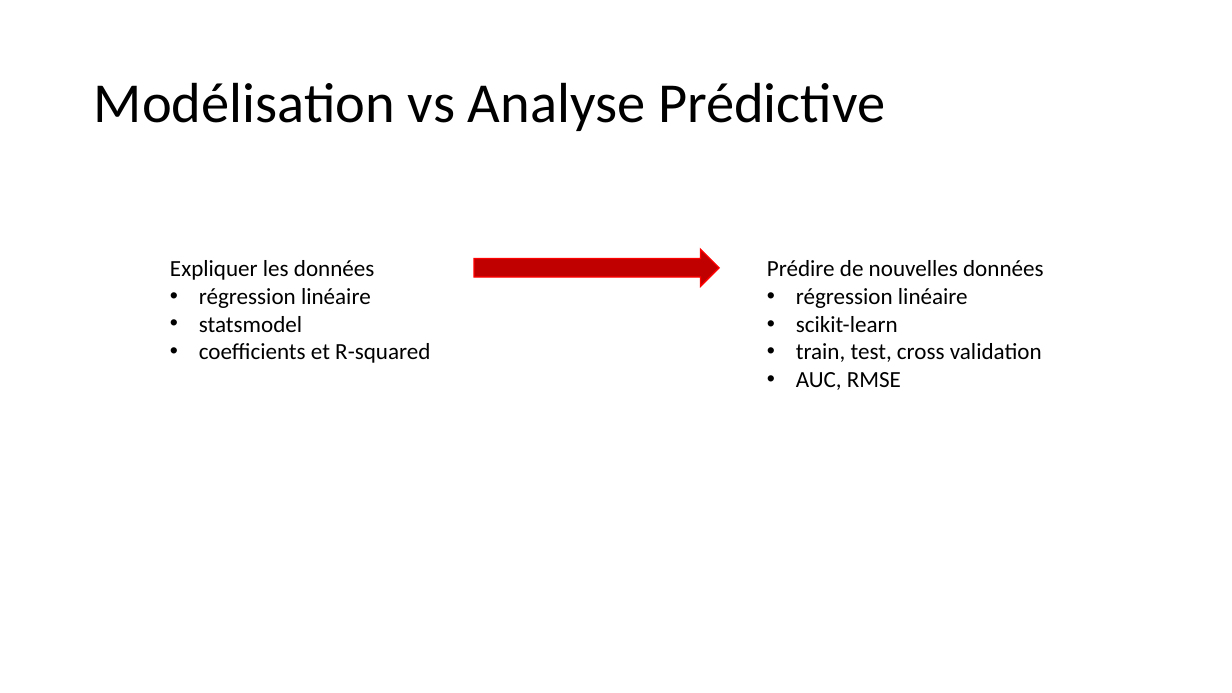
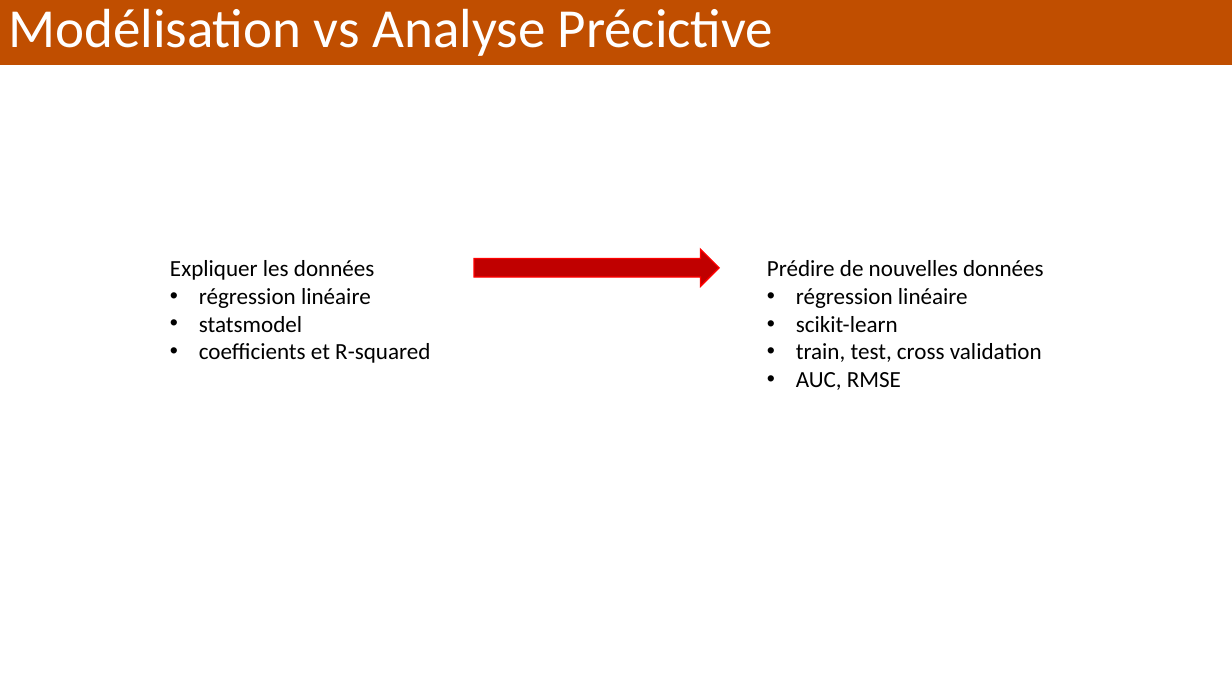
Before and after one commit to alexisperrier/XEmines_DataScience_2020, a slide deck: slide 2 of slides/XEM20_S1D5_biais_variance.pptx. Drawn at 1232x693 pixels with LibreOffice and Linux fonts; fonts in the diff are those of the drawing. Boxes give left, top, right and bottom in pixels: in the first picture for what was removed or moved away, otherwise in the second. Text is boxed around its words. In the diff, an @@ line names an element or a change of style, - is before the commit and + after.

```diff
--- a/slides/XEM20_S1D5_biais_variance.pptx
+++ b/slides/XEM20_S1D5_biais_variance.pptx
@@ rectangle "Modélisation vs Analyse Précictive": place and size @@
-rectangle "Modélisation vs Analyse Précictive" at (94,82,885,131)
+rectangle "Modélisation vs Analyse Précictive" at (0,0,1232,65)
@@ rectangle "Modélisation vs Analyse Précictive" at (0,0,1232,65): fill none to #C04E00 @@
@@ text in rectangle at (8,8,773,56): text changed; size 44 to 42.9 pt; text colour #000000 to #FFFFFF @@
-Modélisation vs Analyse Prédictive
+Modélisation vs Analyse Précictive
```
Also in this commit, not shown: 16 other slides changed, 5 slides added, 2 slides removed, 7 other files.
